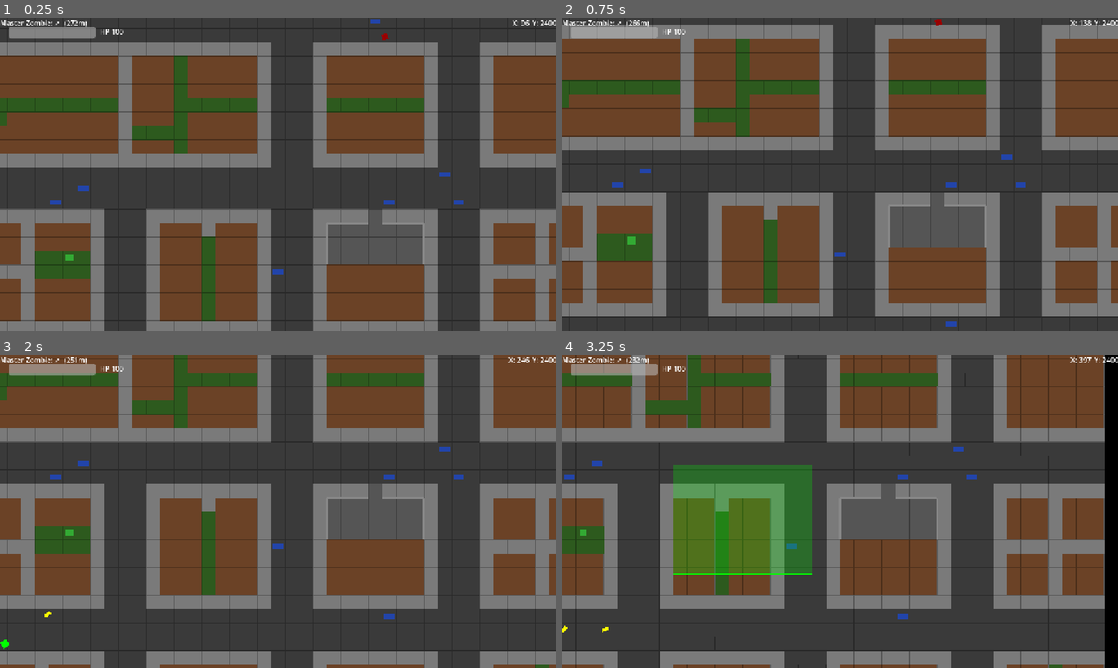
Above: before the commit, frames 1-4 (two rows, left to right).
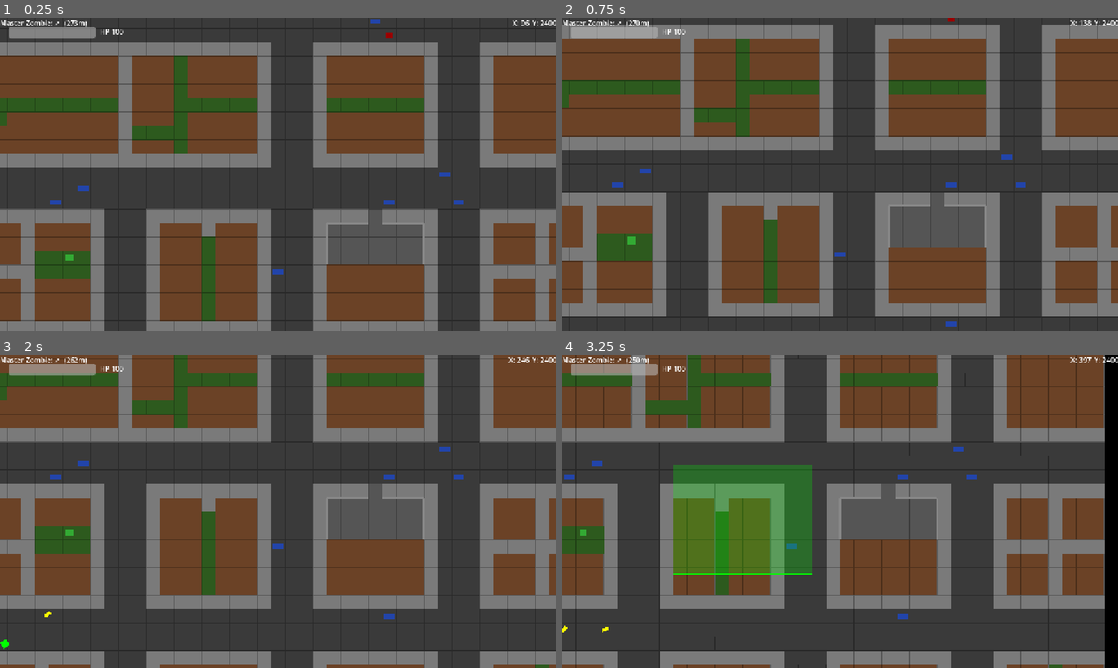
Above: after the commit, the same moments.

Repository: MKBSP/Zombie-game
Game: Godot game, scene res://scenes/world/world.tscn
Two runs of this game, one before a commit and one after it. Both use one fixed random seed, a clock stepped at 60 frames per second and the inputs below.
Inputs (mouse positions are in pixels of both pictures, inside the frame that each line leads up to):
- Up to frame 1 (0.25 s): no input
- Up to frame 2 (0.75 s): tap Enter (ui_accept) at 0.5 s; move the mouse to (962, 158) at 0.52 s; hold D (move_right) from 0.53 s (still down); hold Down (cam_down) from 0.53 s (still down); click (962, 158) at 0.67 s
- Up to frame 3 (2 s): tap Enter (ui_accept) at 0.77 s; release D (move_right) at 1.25 s; release Down (cam_down) at 1.25 s; drag from (166, 527) to (44, 617) at 1.27 s
- Up to frame 4 (3.25 s): move the mouse to (895, 442) at 2.02 s; hold D (move_right) 2.03-2.75 s; hold Right (cam_right) 2.03-2.75 s; click (895, 442) at 2.17 s; drag from (812, 574) to (673, 464) at 2.77 s

The runs differ from the first frame. In frame 1, less than 0.1% of the frame differs, in the area x 13-71%, y 1-8%; in frame 2, less than 0.1%, in the area x 12-71%, y 0-3%; in frame 3, less than 0.1%; in frame 4, less than 0.1%.

Commit message:
merging is working, but fixing some issues with fast merge and with master zombie

Diff:
--- a/project.godot
+++ b/project.godot
@@ -30,6 +30,8 @@
 [global_group]
 
 zombies=""
+shooter=""
+fast_zombie=""
 
 [input]
 
--- a/scenes/shooter/shooter.tscn
+++ b/scenes/shooter/shooter.tscn
@@ -15,7 +15,7 @@
 [sub_resource type="CircleShape2D" id="CircleShape2D_fumq1"]
 radius = 17.0
 
-[node name="shooter" type="CharacterBody2D" unique_id=1650744308]
+[node name="shooter" type="CharacterBody2D" unique_id=1650744308 groups=["shooter"]]
 script = ExtResource("1_tblkw")
 
 [node name="Sprite2D" type="Sprite2D" parent="." unique_id=1678443454]
--- a/scenes/world/world.tscn
+++ b/scenes/world/world.tscn
@@ -63,6 +63,7 @@
 anchor_bottom = 1.0
 grow_horizontal = 2
 grow_vertical = 2
+mouse_filter = 2
 script = ExtResource("2_4676e")
 
 [node name="HPBar" type="ProgressBar" parent="HUDLayer/HUD" unique_id=991335888]
--- a/scenes/zombie/fast_zombie.tscn
+++ b/scenes/zombie/fast_zombie.tscn
@@ -13,7 +13,7 @@
 [sub_resource type="CircleShape2D" id="CircleShape2D_wq15x"]
 radius = 13.0
 
-[node name="FastZombie" type="CharacterBody2D" unique_id=1597845788]
+[node name="FastZombie" type="CharacterBody2D" unique_id=1597845788 groups=["fast_zombie", "zombies"]]
 collision_layer = 2
 script = ExtResource("1_foluw")
 speed = 150.0
--- a/scenes/zombie/fat_zombie.tscn
+++ b/scenes/zombie/fat_zombie.tscn
@@ -13,14 +13,14 @@
 [sub_resource type="CircleShape2D" id="CircleShape2D_wq15x"]
 radius = 13.0
 
-[node name="FatZombie" type="CharacterBody2D" unique_id=1597845788 groups=["zombies"]]
+[node name="FatZombie" type="CharacterBody2D" unique_id=1597845788 groups=["fat_zombie", "zombies"]]
 collision_layer = 2
 script = ExtResource("1_jwcyb")
 speed = 76.5
 max_hp = 750
 contact_dps = 60.0
 
-[node name="Sprite2D" type="Sprite2D" parent="." unique_id=957261396 groups=["fat_zombie", "zombies"]]
+[node name="Sprite2D" type="Sprite2D" parent="." unique_id=957261396]
 scale = Vector2(1.5, 1.5)
 texture = SubResource("GradientTexture2D_48acg")
 
--- a/scenes/zombie/master_zombie.gd
+++ b/scenes/zombie/master_zombie.gd
@@ -3,10 +3,15 @@
 @export var speed: float = 60.0
 @export var max_hp: int = 450
 @export var contact_dps: float = 12.0
+@export var vision_range: int = 3
 
 var hp: int
 var is_dead: bool = false
 var target: Node2D = null
+
+var command_mode: bool = false
+var command_target: Vector2 = Vector2.ZERO
+var is_selected: bool = false
 
 @onready var nav_agent: NavigationAgent2D = $NavigationAgent2D
 
@@ -15,18 +20,25 @@
 
 func _ready() -> void:
 	hp = max_hp
-	# Make it bigger and red with a yellow tint
 	scale = Vector2(1.8, 1.8)
-	modulate = Color(1.0, 0.2, 0.2)  # bright red
+	modulate = Color(1.0, 0.2, 0.2)
 	await get_tree().physics_frame
-	_update_navigation()
+	nav_agent.target_position = global_position  # Stay put initially
 
 
 func _physics_process(delta: float) -> void:
-	if is_dead or target == null:
+	if is_dead:
 		return
 
-	nav_agent.target_position = target.global_position
+	if command_mode:
+		nav_agent.target_position = command_target
+		if nav_agent.is_navigation_finished():
+			command_mode = false
+	else:
+		if target != null and _target_in_range():
+			nav_agent.target_position = target.global_position
+		else:
+			return  # Idle — stay put
 
 	if nav_agent.is_navigation_finished():
 		return
@@ -42,20 +54,39 @@
 	_check_contact_damage(delta)
 
 
+func _target_in_range() -> bool:
+	if target == null or not is_instance_valid(target):
+		return false
+	var detection_px: float = vision_range * 64.0
+	return global_position.distance_to(target.global_position) <= detection_px
+
+
+func _draw() -> void:
+	if is_selected:
+		# Scale is 1.8 on this node, so draw in local coords (pre-scale).
+		# Radius 16 * 1.8 = 28.8px visual — clearly outside the 25px sprite edge.
+		draw_arc(Vector2.ZERO, 16.0, 0.0, TAU, 32, Color.GREEN, 3.0)
+
+
+func set_command(destination: Vector2) -> void:
+	command_mode = true
+	command_target = destination
+
+
 func set_target(new_target: Node2D) -> void:
 	target = new_target
 
 
-func _update_navigation() -> void:
-	if target != null:
-		nav_agent.target_position = target.global_position
+func set_selected(value: bool) -> void:
+	is_selected = value
+	queue_redraw()
 
 
 func _check_contact_damage(delta: float) -> void:
 	if target == null:
 		return
 	var distance := global_position.distance_to(target.global_position)
-	if distance < 36.0:  # larger because Master Zombie is scaled up
+	if distance < 36.0:
 		if target.has_method("take_damage"):
 			target.take_damage(contact_dps * delta)
 
@@ -66,8 +97,7 @@
 	hp -= amount
 	modulate = Color.WHITE
 	await get_tree().create_timer(0.05).timeout
-	modulate = Color(1.0, 0.2, 0.2)  # back to bright red
-
+	modulate = Color(1.0, 0.2, 0.2)
 	if hp <= 0:
 		die()
 
--- a/scenes/zombie/master_zombie.tscn
+++ b/scenes/zombie/master_zombie.tscn
@@ -13,7 +13,7 @@
 [sub_resource type="CircleShape2D" id="CircleShape2D_wq15x"]
 radius = 13.0
 
-[node name="MasterZombie" type="CharacterBody2D" unique_id=1045810678 groups=["zombies"]]
+[node name="MasterZombie" type="CharacterBody2D" unique_id=1045810678 groups=["master_zombie"]]
 collision_layer = 2
 script = ExtResource("1_ll20s")
 
--- a/scenes/zombie/zombie.gd
+++ b/scenes/zombie/zombie.gd
@@ -20,10 +20,10 @@
 func _ready() -> void:
 	hp = max_hp
 	await get_tree().physics_frame
-	_update_navigation()
+	nav_agent.target_position = global_position  # Stay put initially
 
 func _physics_process(delta: float) -> void:
-	if is_dead or target == null:
+	if is_dead:
 		return
 
 	if command_mode:
@@ -31,8 +31,12 @@
 		if nav_agent.is_navigation_finished():
 			command_mode = false
 	else:
-		if target:
+		# Only chase target if it exists AND is within vision range
+		if target != null and _target_in_range():
 			nav_agent.target_position = target.global_position
+		else:
+			# Idle — stay put
+			return
 
 	if nav_agent.is_navigation_finished():
 		return
@@ -47,9 +51,22 @@
 
 	_check_contact_damage(delta)
 
+
+## Returns true if the target (shooter) is within this zombie's vision range.
+func _target_in_range() -> bool:
+	if target == null or not is_instance_valid(target):
+		return false
+	var detection_px: float = vision_range * 64.0
+	return global_position.distance_to(target.global_position) <= detection_px
+
+
 func _draw() -> void:
 	if is_selected:
-		draw_arc(Vector2.ZERO, 18.0, 0.0, TAU, 32, Color.GREEN, 2.0)
+		var radius: float = 18.0
+		var col_shape: CollisionShape2D = get_node_or_null("CollisionShape2D")
+		if col_shape:
+			radius = 13.0 * col_shape.scale.x + 6.0
+		draw_arc(Vector2.ZERO, radius, 0.0, TAU, 32, Color.GREEN, 2.0)
 
 func set_command(destination: Vector2) -> void:
 	command_mode = true
@@ -61,10 +78,6 @@
 func set_selected(value: bool) -> void:
 	is_selected = value
 	queue_redraw()
-
-func _update_navigation() -> void:
-	if target != null:
-		nav_agent.target_position = target.global_position
 
 func _check_contact_damage(delta: float) -> void:
 	if target == null:
--- a/scenes/zombie/zombie.tscn
+++ b/scenes/zombie/zombie.tscn
@@ -17,7 +17,7 @@
 collision_layer = 2
 script = ExtResource("1_v408t")
 
-[node name="Sprite2D" type="Sprite2D" parent="." unique_id=957261396 groups=["zombies"]]
+[node name="Sprite2D" type="Sprite2D" parent="." unique_id=957261396]
 texture = SubResource("GradientTexture2D_48acg")
 
 [node name="CollisionShape2D" type="CollisionShape2D" parent="." unique_id=520756258]
--- a/scripts/merge_manager.gd
+++ b/scripts/merge_manager.gd
@@ -3,11 +3,13 @@
 
 ## Manages the zombie merging process.
 ## Controls the walk-to-merge, lock-in timer, and spawn of the new zombie.
-
-signal merge_started       # Emitted when zombies begin walking to merge
-signal merge_locked_in     # Emitted when timer starts (no cancel)
-signal merge_completed     # Emitted when new zombie spawns
-signal merge_cancelled     # Emitted when merge is cancelled
+## Visual: during lock phase, all zombies except one are hidden. The remaining
+## one pulses and shows a progress bar. On completion it's replaced by the new type.
+
+signal merge_started
+signal merge_locked_in
+signal merge_completed
+signal merge_cancelled
 
 @export var fast_zombie_scene: PackedScene
 @export var fat_zombie_scene: PackedScene
@@ -24,6 +26,12 @@
 # Lock-in timer
 var lock_timer: float = 0.0
 var lock_duration: float = 0.0
+
+# The one zombie kept visible during lock phase
+var _visible_zombie: Node2D = null
+
+# Progress bar node drawn above the merging zombie
+var _progress_bar: Node2D = null
 
 # Distance threshold for "touching" (pixels)
 const TOUCH_DISTANCE: float = 30.0
@@ -36,6 +44,7 @@
 		MergeState.LOCKED:
 			_process_locked(delta)
 
+
 ## Start a merge. zombies: the standard zombies to merge. type: "fast" or "fat".
 func start_merge(zombies: Array[Node2D], type: String) -> void:
 	if state != MergeState.IDLE:
@@ -86,7 +95,6 @@
 
 	var required: int = 2 if merge_type == "fast" else 3
 	if merge_zombies.size() < required:
-		# Not enough zombies left — cancel
 		cancel_merge()
 		return
 
@@ -104,50 +112,91 @@
 			break
 
 	if all_touching:
-		# Transition to locked state
-		state = MergeState.LOCKED
-		lock_duration = 2.0 * float(merge_zombies.size())
-		lock_timer = 0.0
-
-		# Freeze all merging zombies
-		for z in merge_zombies:
-			z.command_mode = true
-			z.command_target = z.global_position  # Stay in place
-			z.velocity = Vector2.ZERO
-
-		merge_locked_in.emit()
+		_enter_locked_state()
+
+
+func _enter_locked_state() -> void:
+	state = MergeState.LOCKED
+	lock_duration = 2.0 * float(merge_zombies.size())
+	lock_timer = 0.0
+
+	# Calculate midpoint for the visible zombie
+	var midpoint := Vector2.ZERO
+	for z in merge_zombies:
+		midpoint += z.global_position
+	midpoint /= float(merge_zombies.size())
+
+	# Keep the first zombie visible, hide and freeze the rest
+	_visible_zombie = merge_zombies[0]
+	_visible_zombie.global_position = midpoint
+	_visible_zombie.command_mode = true
+	_visible_zombie.command_target = midpoint
+	_visible_zombie.velocity = Vector2.ZERO
+
+	for i in range(1, merge_zombies.size()):
+		var z := merge_zombies[i]
+		z.command_mode = true
+		z.command_target = z.global_position
+		z.velocity = Vector2.ZERO
+		z.visible = false  # Hide — absorbed into the merge
+
+	# Create a progress bar above the visible zombie
+	_progress_bar = MergeProgressBar.new()
+	_visible_zombie.add_child(_progress_bar)
+	_progress_bar.position = Vector2(0, -30)
+
+	merge_locked_in.emit()
 
 
 func _process_locked(delta: float) -> void:
 	lock_timer += delta
 
+	# Update progress bar
+	if _progress_bar and _progress_bar is MergeProgressBar:
+		_progress_bar.progress = lock_timer / lock_duration
+
+	# Pulse the visible zombie
+	if is_instance_valid(_visible_zombie):
+		var pulse: float = 0.6 + 0.4 * abs(sin(lock_timer * 4.0))
+		_visible_zombie.modulate = Color(pulse, pulse, pulse, 1.0)
+
 	if lock_timer >= lock_duration:
 		_complete_merge()
 
 
 func _complete_merge() -> void:
-	# Calculate spawn position (midpoint)
-	var midpoint := Vector2.ZERO
-	for z in merge_zombies:
-		if is_instance_valid(z):
-			midpoint += z.global_position
-	midpoint /= float(merge_zombies.size())
-
-	# Calculate HP percentage average
+	# Calculate HP percentage average from ALL merge zombies (including hidden ones)
 	var hp_pct_sum: float = 0.0
 	var count: int = 0
 	for z in merge_zombies:
 		if is_instance_valid(z):
-			# Assumes zombie has `hp` and `max_hp` properties
 			if "hp" in z and "max_hp" in z:
 				hp_pct_sum += float(z.hp) / float(z.max_hp)
 				count += 1
 	var avg_hp_pct: float = hp_pct_sum / float(max(count, 1))
 
-	# Remove the old zombies
+	# Get spawn position from the visible zombie
+	var spawn_pos := Vector2.ZERO
+	if is_instance_valid(_visible_zombie):
+		spawn_pos = _visible_zombie.global_position
+
+	# Get the target (shooter) from any merge zombie so we can assign it to the new one
+	var existing_target: Node2D = null
+	for z in merge_zombies:
+		if is_instance_valid(z) and "target" in z and z.target != null:
+			existing_target = z.target
+			break
+
+	# Clean up progress bar
+	if _progress_bar and is_instance_valid(_progress_bar):
+		_progress_bar.queue_free()
+	_progress_bar = null
+
+	# Remove all old zombies
 	for z in merge_zombies:
 		if is_instance_valid(z):
 			z.queue_free()
+	_visible_zombie = null
 
 	# Spawn the new zombie
 	var scene: PackedScene = null
@@ -158,15 +207,37 @@
 
 	if scene:
 		var new_zombie: Node2D = scene.instantiate()
-		new_zombie.global_position = midpoint
+		new_zombie.global_position = spawn_pos
 		get_tree().current_scene.add_child(new_zombie)
 
 		# Set HP based on average percentage
 		if "hp" in new_zombie and "max_hp" in new_zombie:
 			new_zombie.hp = roundi(float(new_zombie.max_hp) * avg_hp_pct)
+
+		# Assign the shooter target so the new zombie has something to chase
+		if existing_target and new_zombie.has_method("set_target"):
+			new_zombie.set_target(existing_target)
 
 	# Reset state
 	merge_zombies.clear()
 	merge_type = ""
 	state = MergeState.IDLE
 	merge_completed.emit()
+
+
+## Simple progress bar drawn above the merging zombie.
+class MergeProgressBar extends Node2D:
+	var progress: float = 0.0
+	const BAR_WIDTH: float = 40.0
+	const BAR_HEIGHT: float = 6.0
+
+	func _process(_delta: float) -> void:
+		queue_redraw()
+
+	func _draw() -> void:
+		var bg_rect := Rect2(-BAR_WIDTH / 2, -BAR_HEIGHT / 2, BAR_WIDTH, BAR_HEIGHT)
+		draw_rect(bg_rect, Color(0.2, 0.2, 0.2, 0.8))
+		var fill_width: float = BAR_WIDTH * clampf(progress, 0.0, 1.0)
+		var fill_rect := Rect2(-BAR_WIDTH / 2, -BAR_HEIGHT / 2, fill_width, BAR_HEIGHT)
+		draw_rect(fill_rect, Color(1.0, 0.8, 0.0, 1.0))
+		draw_rect(bg_rect, Color.WHITE, false, 1.0)
--- a/scripts/zombie_controller.gd
+++ b/scripts/zombie_controller.gd
@@ -69,34 +69,25 @@
 		panel.offset_top = -100
 
 func _on_fast_merge_pressed() -> void:
+	print("FAST BUTTON PRESSED - selected: ", selected_zombies.size(), " standard: ", _get_standard_selected().size())
 	if merge_manager == null or merge_manager.state != MergeManager.MergeState.IDLE:
 		return
 	var standard_zombies := _get_standard_selected()
 	if standard_zombies.size() < 2:
 		return
-	# Pick the 2 closest to each other
-	var pair := _find_closest_pair(standard_zombies)
-	merge_manager.start_merge(pair, "fast")
-		# print to check it if fast button fired.
-	print("FAST BUTTON PRESSED - selected: ", selected_zombies.size(), " standard: ", _get_standard_selected().size())
-	if merge_manager == null or merge_manager.state != MergeManager.MergeState.IDLE:
-		return
+	var trio := _find_closest_trio(standard_zombies)
+	merge_manager.start_merge(trio, "fast")
 
 
 func _on_fat_merge_pressed() -> void:
+	print("FAT BUTTON PRESSED - selected: ", selected_zombies.size(), " standard: ", _get_standard_selected().size())
 	if merge_manager == null or merge_manager.state != MergeManager.MergeState.IDLE:
 		return
 	var standard_zombies := _get_standard_selected()
 	if standard_zombies.size() < 3:
 		return
-	# Pick the 3 closest to each other
 	var trio := _find_closest_trio(standard_zombies)
 	merge_manager.start_merge(trio, "fat")
-
-	# print to check it if fat button fired.
-	print("FAT BUTTON PRESSED - selected: ", selected_zombies.size(), " standard: ", _get_standard_selected().size())
-	if merge_manager == null or merge_manager.state != MergeManager.MergeState.IDLE:
-		return
 
 
 func _on_cancel_merge_pressed() -> void:
